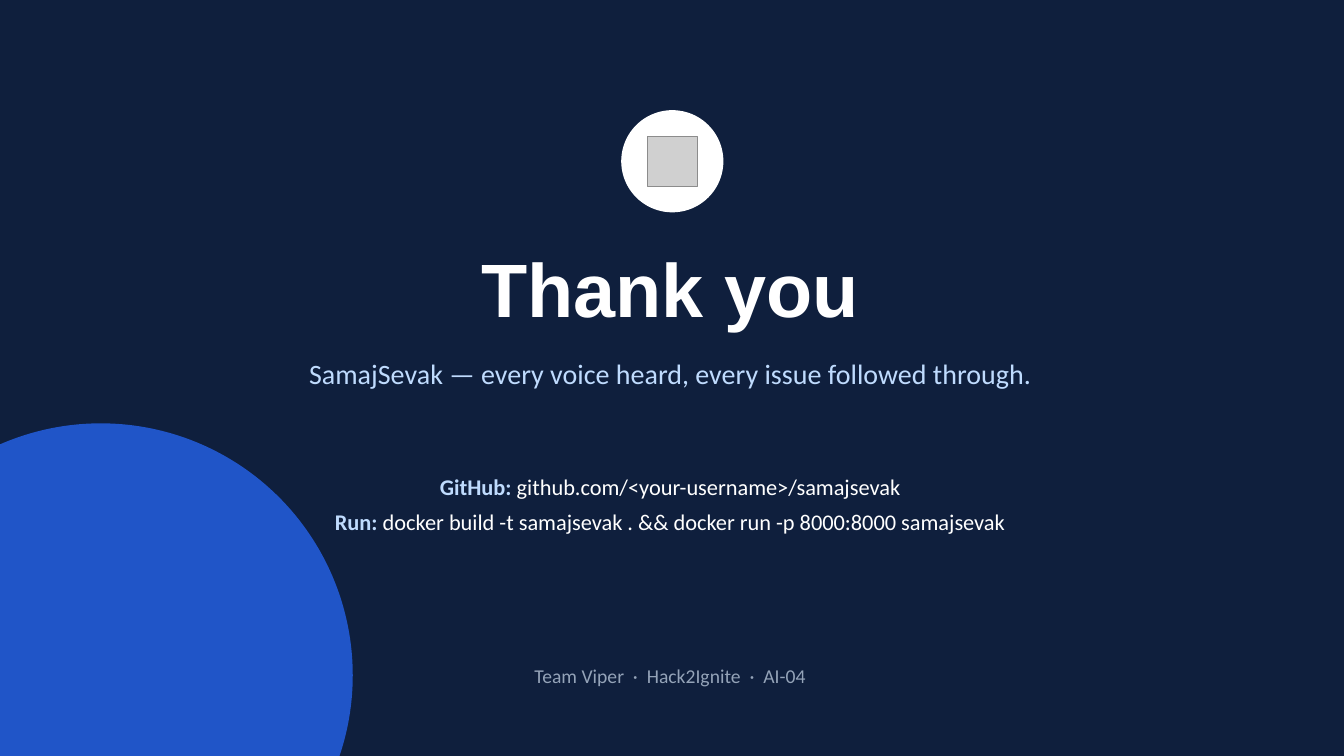
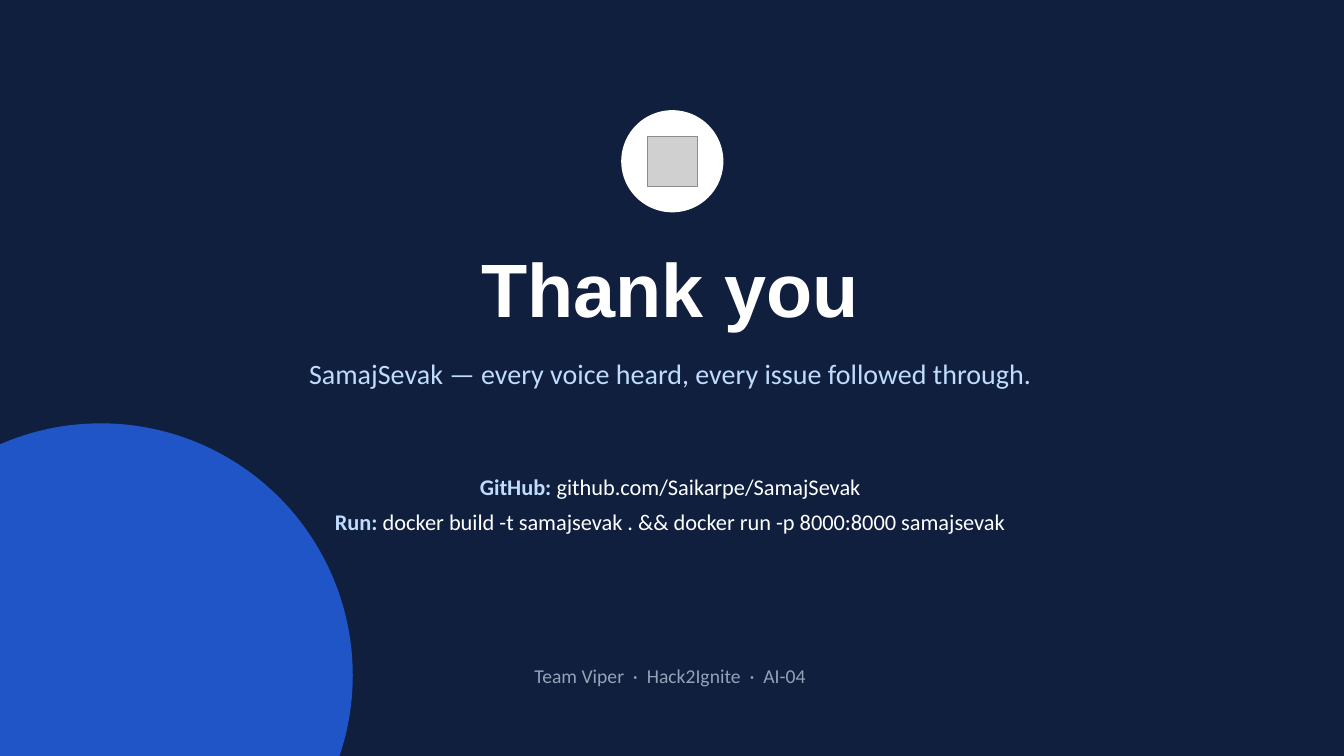
Before and after one commit to Saikarpe/SamajSevak, a slide deck: slide 16 of docs/SamajSevak_Hack2Ignite_AI-04.pptx. Drawn at 1344x756 pixels with LibreOffice and Linux fonts; fonts in the diff are those of the drawing; grey boxes stand for pictures. Boxes give left, top, right and bottom in pixels: in the first picture for what was removed or moved away, otherwise in the second. Text is boxed around its words. In the diff, an @@ line names an element or a change of style, - is before the commit and + after.

```diff
--- a/docs/SamajSevak_Hack2Ignite_AI-04.pptx
+++ b/docs/SamajSevak_Hack2Ignite_AI-04.pptx
@@ text at <box>480,479,861,499</box>: text changed @@
-GitHub: github.com/<your-username>/samajsevak
+GitHub: github.com/Saikarpe/SamajSevak
```
Also in this commit, not shown: 16 other files.
